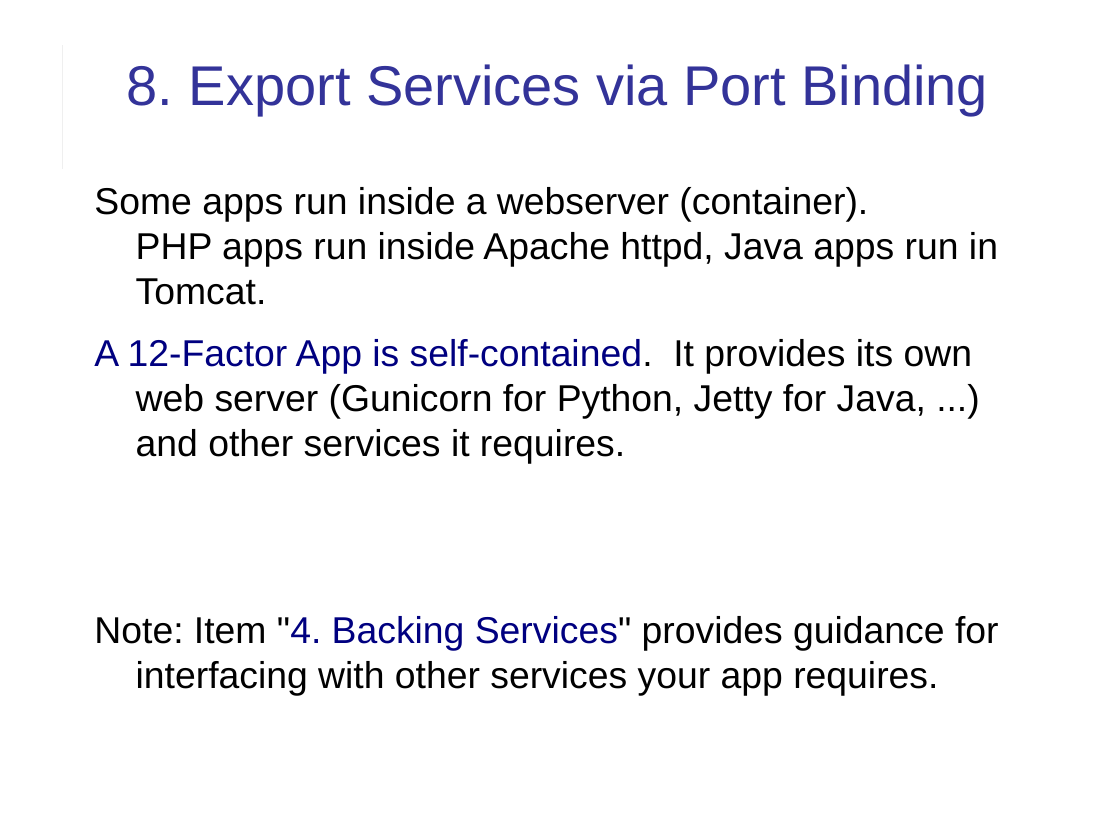
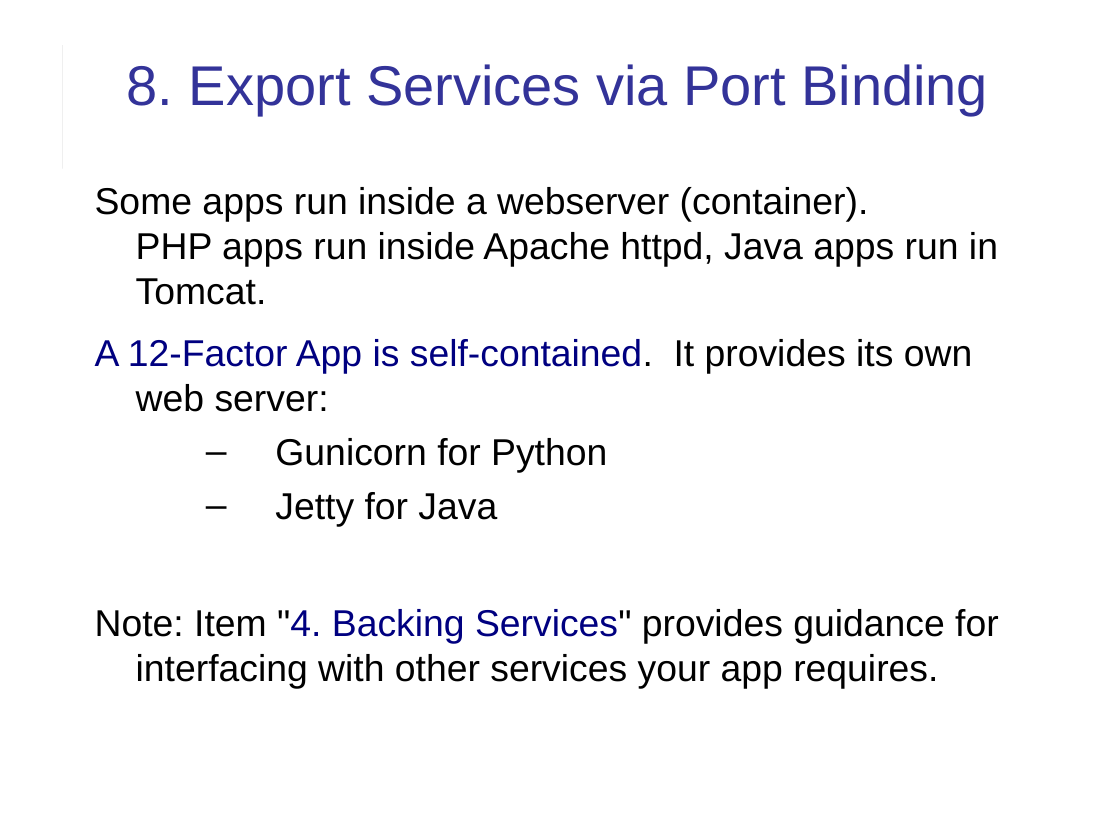
Before and after one commit to cpske/ISP, a slide deck: slide 10 of web/12FactorApp.ppt (slide 9 before the commit). Drawn at 1120x840 pixels with LibreOffice and Linux fonts; fonts in the diff are those of the drawing. Boxes give left, top, right and bottom in pixels: in the first picture for what was removed or moved away, otherwise in the second. Text is boxed around its words. In the diff, an @@ line names an element or a change of style, - is before the commit and + after.

```diff
--- a/web/12FactorApp.ppt
+++ b/web/12FactorApp.ppt
@@ text at <box>95,339,972,527</box>: text changed @@
-A 12-Factor App is self-contained. It provides its own web server (Gunicorn for Python, Jetty for Java, ...) and other services it requires.
+A 12-Factor App is self-contained. It provides its own web server:
+  – Gunicorn for Python
+  – Jetty for Java
```
Also in this commit, not shown: 5 other slides changed, 1 slide added, 3 other files.
